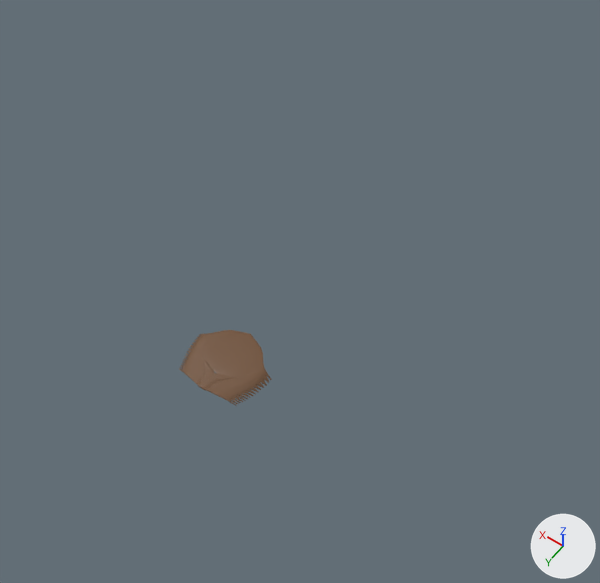
What one commit did to the Blender file Gabuzomeu_Blender/Gabuzomeu2.blend.
Camera for both pictures: a 50 mm camera at (-102.0, 107.0, 218.0) aimed at (-2.0, -33.0, -1.0). The axes (+X, +Y, +Z) are drawn at lower right. The lights are the same throughout.

Before the edit, the objects in view are built like this:
```python
me_cube_128 = bpy.data.meshes.new('Cube.128')
me_cube_128.from_pydata(...)  # 24 vertices, 22 faces; spans x -11.85..0.0, y -1.0..1.0, z -3.19..0.5
me_cube_128.materials.append(mat_material_001)  # brown #725238
ob_cube = bpy.data.objects.new('Cube', me_cube_128)
ob_cube.location = (0.0, 0.0, 0.0)
_m = ob_cube.modifiers.new('Mirror', 'MIRROR')
_m.use_clip = True
_m = ob_cube.modifiers.new('Array', 'ARRAY')
_m.count = 15
_m.relative_offset_displace = (0.0, 0.476, 0.0)
_m.use_merge_vertices = True
_m.use_merge_vertices_cap = True
_m.merge_threshold = 0.498
_m = ob_cube.modifiers.new('CastSphere', 'CAST')
_m.factor = 0.0
_m.radius = 5.0
_m = ob_cube.modifiers.new('CastCylinder', 'CAST')
_m.cast_type = 'CYLINDER'
_m.radius = 17.93
_m = ob_cube.modifiers.new('Subdivision', 'SUBSURF')
_m.levels = 2
```
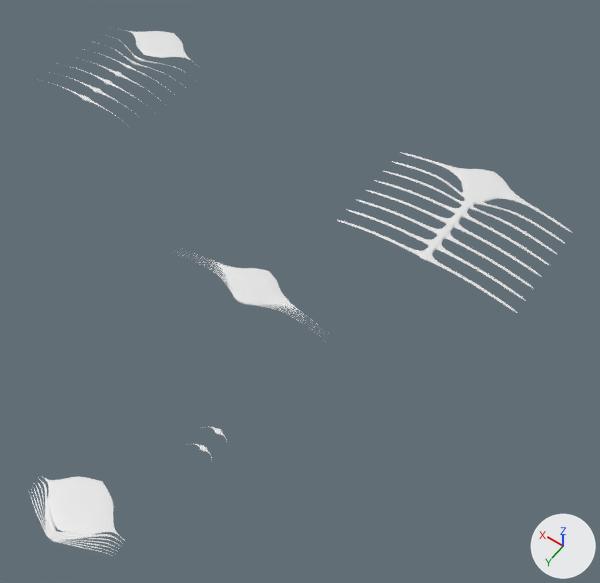
What differs and where, as boxes [x1, y1, x2, y2] in the pictures (600 x 583 px; the box of a moved part takes in the faces that stretch with it):
'Cube', reshaped, moved, modifiers changed (71% wider, 25% taller)
    before: [179, 330, 271, 406]
    after: [170, 248, 328, 343]
'Cube.004', added
    after: [337, 152, 573, 313]
'Cube.003', added
    after: [28, 476, 125, 555]
'Cube.002', added
    after: [37, 27, 203, 122]
'Cube.001', added
    after: [187, 427, 227, 459]
part 1 of me_cube_128, moved or reshaped
    before: [179, 333, 271, 406]
    after: [170, 248, 328, 343]
part 2 of me_cube_128, recoloured
    before: [190, 330, 264, 395]
    after: [218, 265, 290, 311]

The change, as a diff of the scene's bpy script:
```diff
--- a/Gabuzomeu_Blender/Gabuzomeu2.blend.py
+++ b/Gabuzomeu_Blender/Gabuzomeu2.blend.py
@@ me_cube_128 @@
-me_cube_128.from_pydata(...)  # 24 vertices, 22 faces; spans x -11.85..0.0, y -1.0..1.0, z -3.19..0.5
+me_cube_128.from_pydata(...)  # 24 vertices, 22 faces; spans x -32.59..0.0, y -1.0..3.0, z -0.5..0.5
+# me_cube_128 part 1
+# 8 vertices are removed from x -11.85..-8.23, y -0.24..0.24, z -3.19..-0.79
+# 9 faces are deleted
+# 4 vertices move from x -4.62, y -0.35..0.35, z -0.23..0.23 to x -11.53, y -0.07..0.07, z -0.11..0.11
+# 8 vertices are added at x -32.59..-22.06, y 0.99..3.0, z -0.05..0.05
+# 9 new faces join them
+# me_cube_128 part 2: 13 faces spanning x -11.53..0.0, y -1.0..1.0, z -0.5..0.5 switch from mat_material_001 (brown #725238) to no material
@@ ob_cube @@
 ob_cube = bpy.data.objects.new('Cube', me_cube_128)
-ob_cube.location = (0.0, 0.0, 0.0)
+ob_cube.location = (7.6, -22.0, 6.4)
 _m = ob_cube.modifiers.new('Mirror', 'MIRROR')
@@ ob_cube @@
 _m = ob_cube.modifiers.new('Array', 'ARRAY')
-_m.count = 15
-_m.relative_offset_displace = (0.0, 0.476, 0.0)
+_m.count = 7
+_m.relative_offset_displace = (0.0, 0.13, 0.0)
 _m.use_merge_vertices = True
 _m.use_merge_vertices_cap = True
-_m.merge_threshold = 0.498
+_m.merge_threshold = 0.132
 _m = ob_cube.modifiers.new('CastSphere', 'CAST')
@@ ob_cube @@
 _m = ob_cube.modifiers.new('CastCylinder', 'CAST')
 _m.cast_type = 'CYLINDER'
-_m.radius = 17.93
+_m.radius = 13.83
 _m = ob_cube.modifiers.new('Subdivision', 'SUBSURF')
-_m.levels = 2
@@ ob_cube_004 @@
+ob_cube_004 = bpy.data.objects.new('Cube.004', me_cube_236)  # 24 vertices, 22 faces; spans x -27.3..0.0, y -1.0..1.0, z -3.1..0.5; modifiers MIRROR, ARRAY, CAST, CAST, SUBSURF
+ob_cube_004.location = (-48.3, -54.6, 57.8)
@@ ob_cube_003 @@
+ob_cube_003 = bpy.data.objects.new('Cube.003', me_cube_235)  # 24 vertices, 22 faces; spans x -22.0..0.0, y -1.0..1.0, z -3.0..0.5; modifiers MIRROR, ARRAY, CAST, CAST, SUBSURF
+ob_cube_003.location = (44.4, 47.9, -86.2)
@@ ob_cube_002 @@
+ob_cube_002 = bpy.data.objects.new('Cube.002', me_cube_234)  # 24 vertices, 22 faces; spans x -22.6..0.0, y -1.0..2.0, z -1.0..0.5; modifiers MIRROR, ARRAY, CAST, CAST, SUBSURF
+ob_cube_002.location = (74.5, -58.9, 49.2)
@@ ob_cube_001 @@
+ob_cube_001 = bpy.data.objects.new('Cube.001', me_cube_233)  # 24 vertices, 22 faces; spans x -6.34..0.0, y -1.0..3.02, z -0.5..0.5; modifiers MIRROR, ARRAY, CAST, CAST, SUBSURF
+ob_cube_001.location = (5.0, 7.2, -46.0)
```
